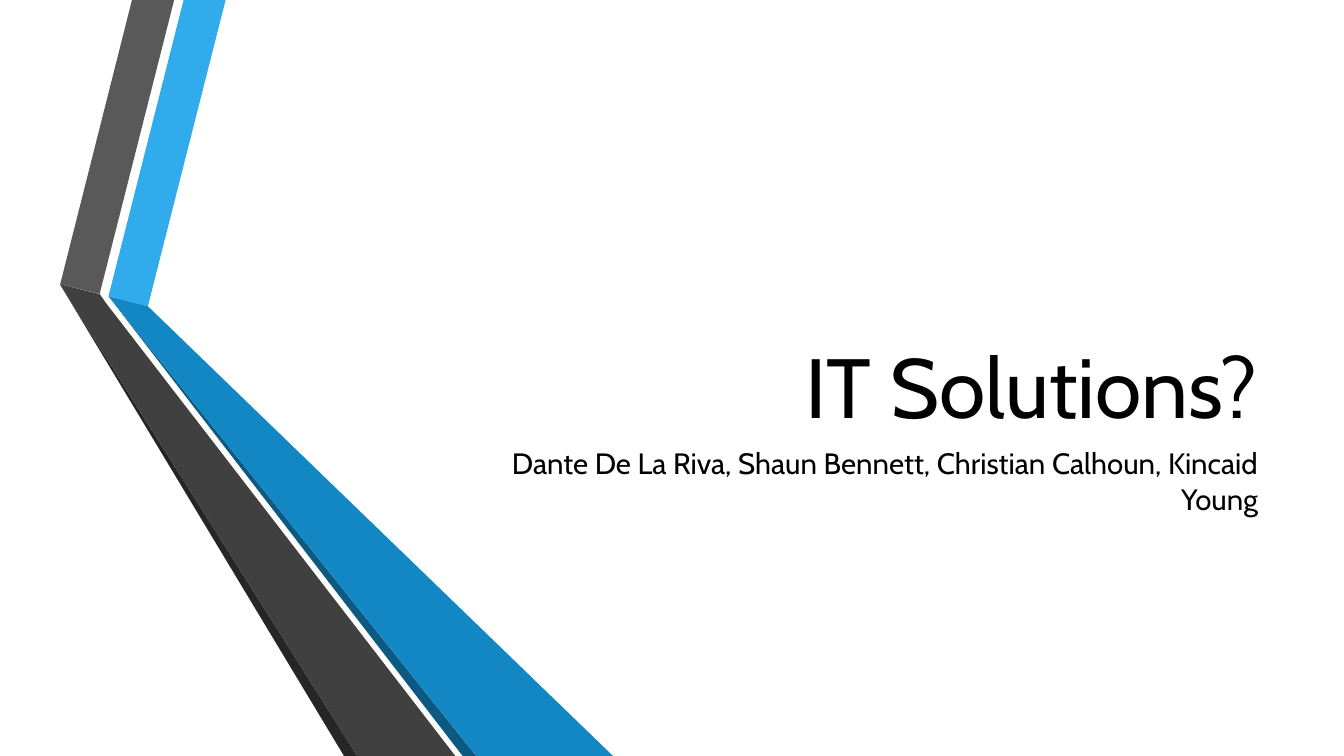
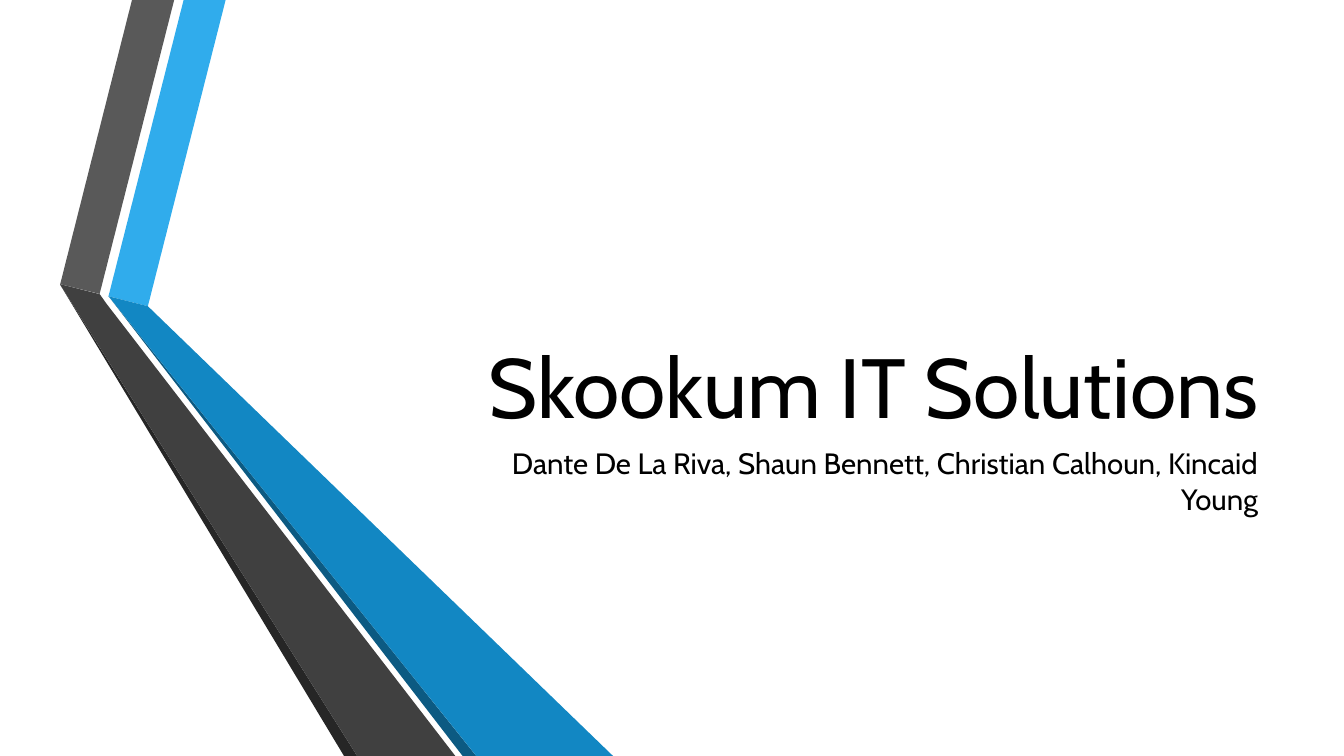
Before and after one commit to CalhounC357/4800_Tax_Boss, a slide deck: slide 1 of De La Riva, Bennett, Calhoun, Young; Tax_Boss.pptx. Drawn at 1344x756 pixels with LibreOffice and Linux fonts; fonts in the diff are those of the drawing; background and template pictures are left out. Boxes give left, top, right and bottom in pixels: in the first picture for what was removed or moved away, otherwise in the second. Text is boxed around its words. In the diff, an @@ line names an element or a change of style, - is before the commit and + after.

```diff
--- a/De La Riva, Bennett, Calhoun, Young; Tax_Boss.pptx
+++ b/De La Riva, Bennett, Calhoun, Young; Tax_Boss.pptx
@@ title at (489,355,1258,420): text changed @@
-IT Solutions?
+Skookum IT Solutions
```
Also in this commit, not shown: 4 other slides changed, 1 slide added.
